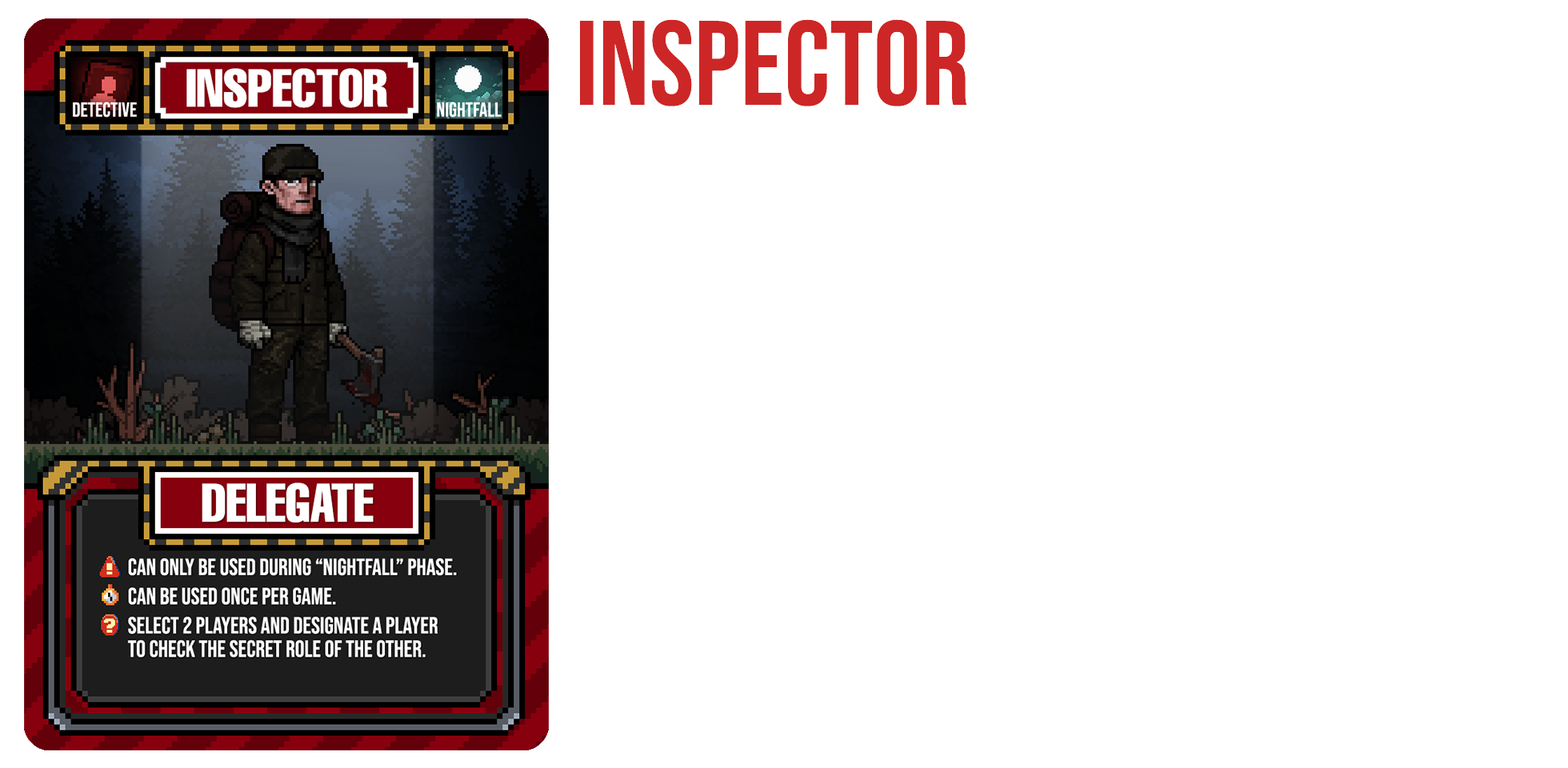
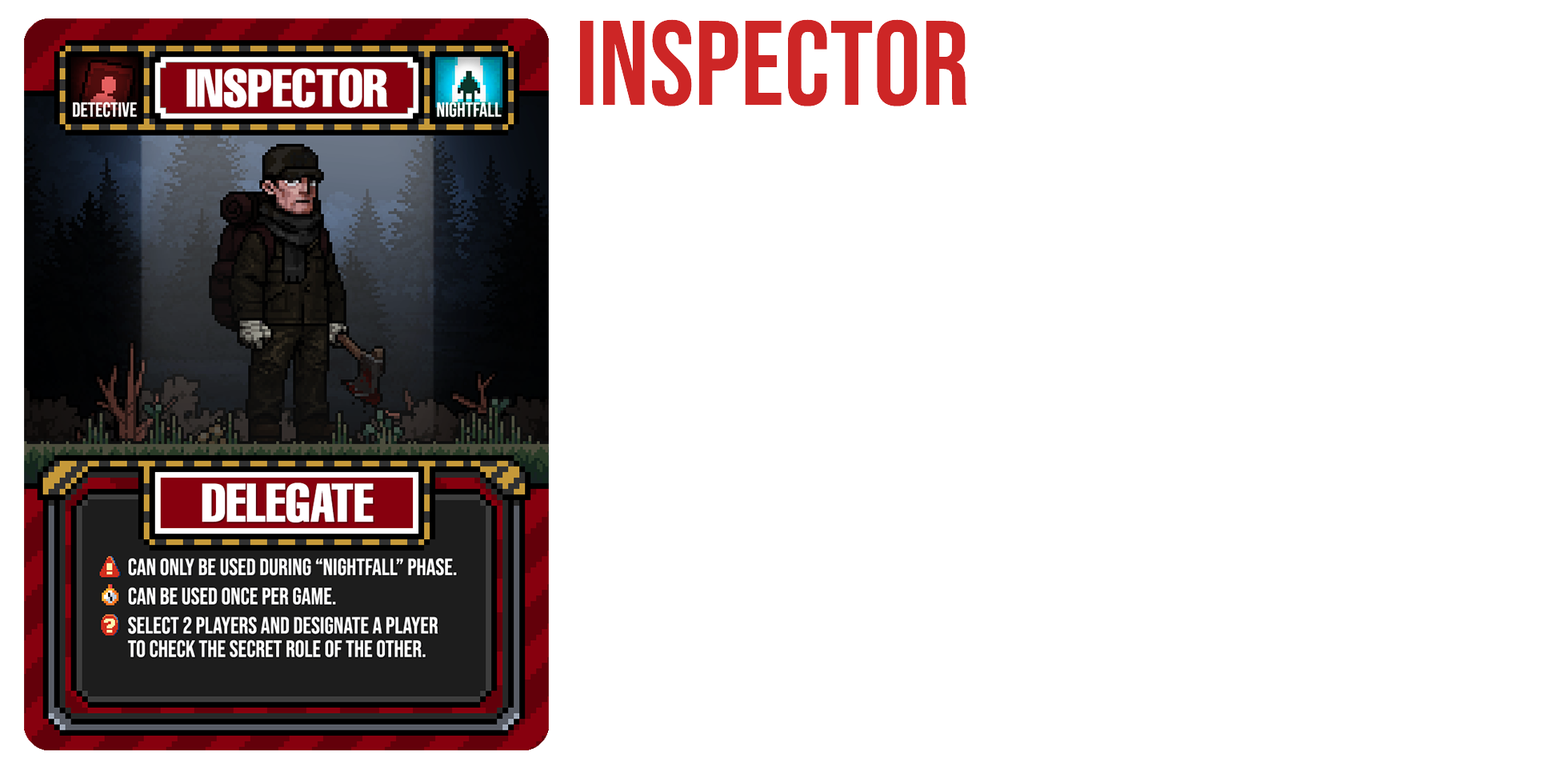
Revision of a layered (1568, 768) image; what changed, layer by layer:
painted on "Layer 5" over bbox(435, 56, 504, 120)